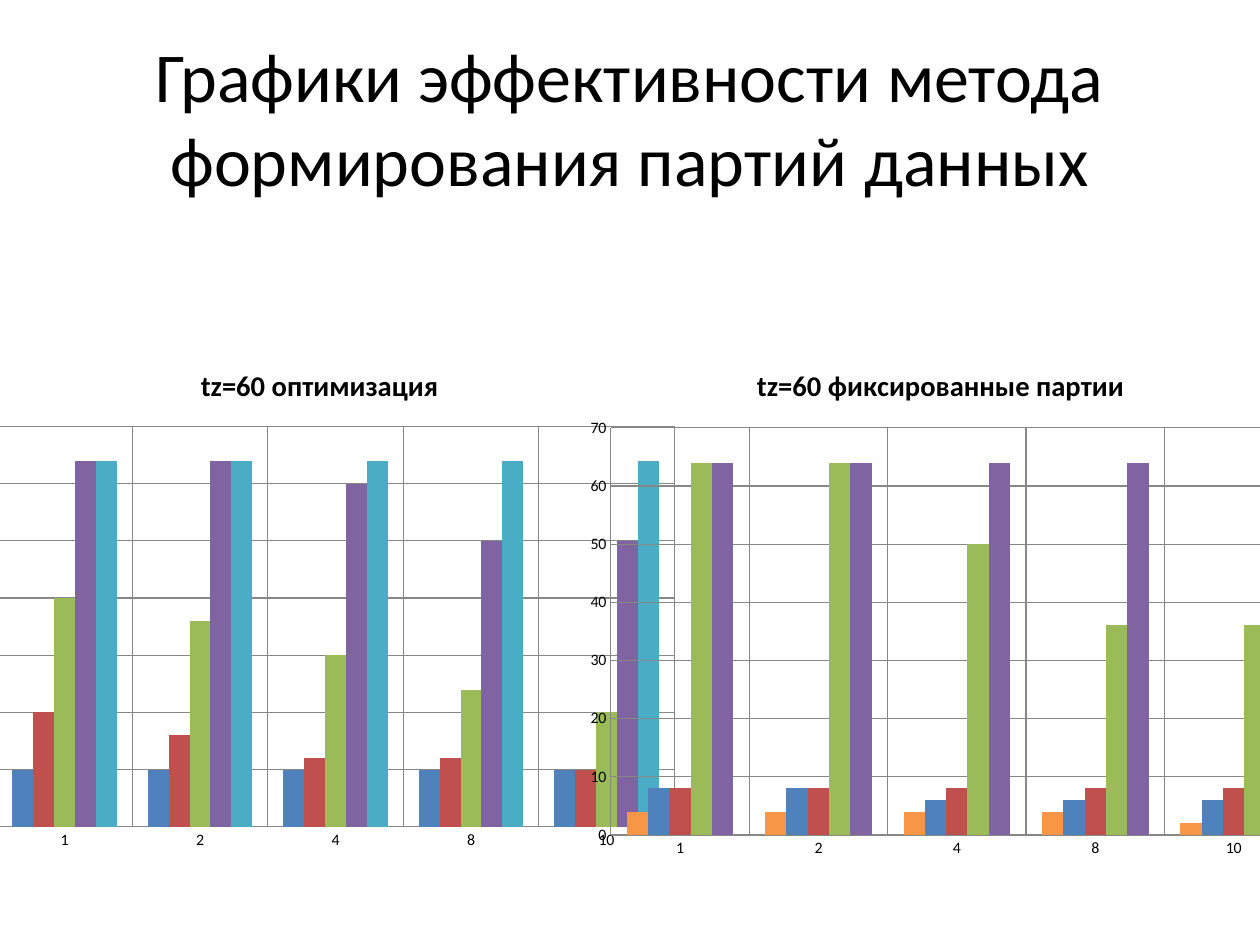
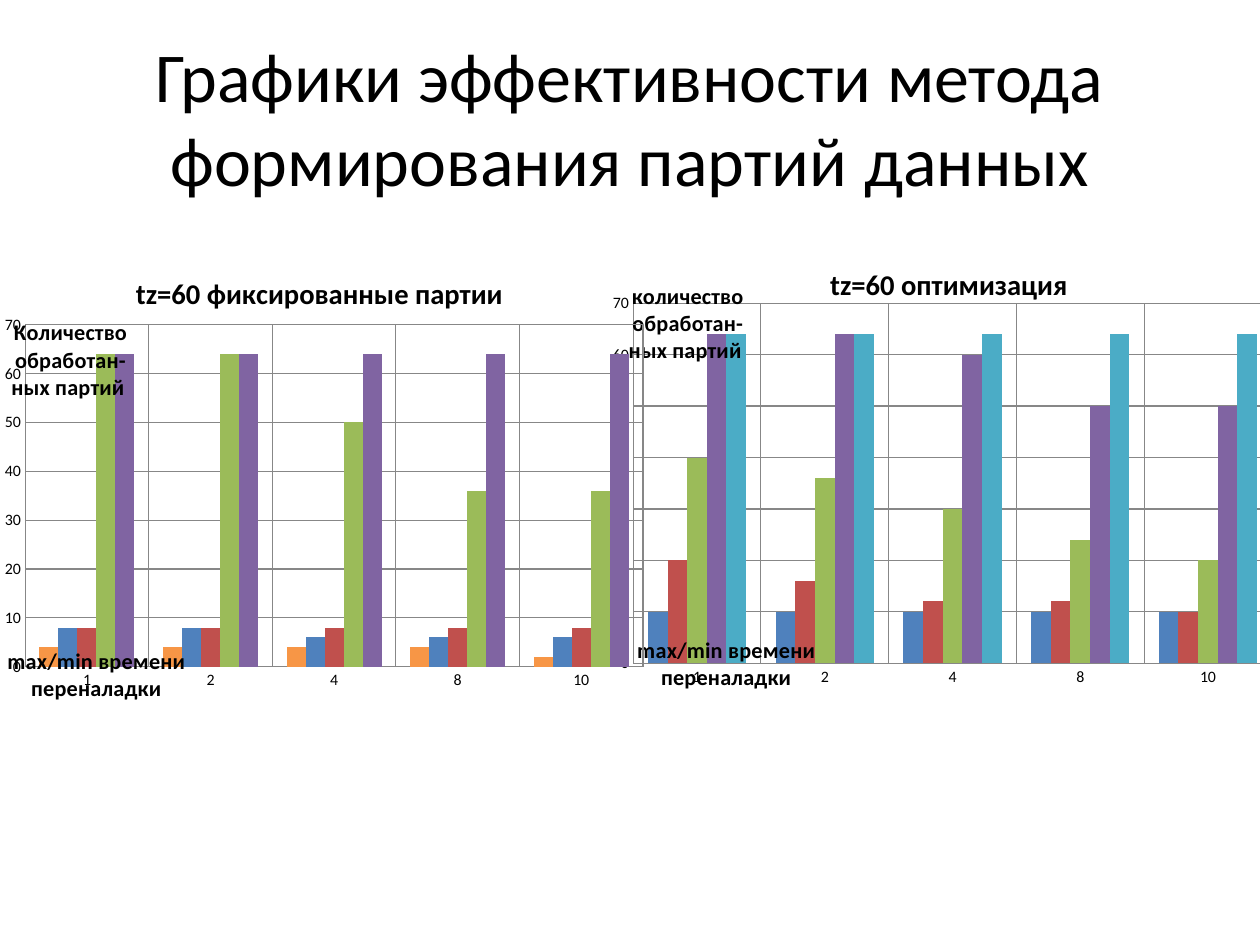
Before and after one commit to sasha2567/diplom, a slide deck: slide 16 of К защите/Саша/В диплом/На защиту/На защиту.pptx. Drawn at 1260x945 pixels with LibreOffice and Linux fonts; fonts in the diff are those of the drawing. Boxes give left, top, right and bottom in pixels: in the first picture for what was removed or moved away, otherwise in the second. Text is boxed around its words. In the diff, an @@ line names an element or a change of style, - is before the commit and + after.

```diff
--- a/К защите/Саша/В диплом/На защиту/На защиту.pptx
+++ b/К защите/Саша/В диплом/На защиту/На защиту.pptx
@@ column chart at <box>0,256,694,710</box> @@
@@ title "tz=60 оптимизация" to "tz=60 фиксированные партии" @@
-Series 1: 10, 10, 10, 10, 10
+Series 1: 4, 4, 4, 4, 2
@@ colour of Series 1 #4F81BD to #F79646 @@
-Series 2: 20, 16, 12, 12, 10
+Series 2: 8, 8, 6, 6, 6
@@ colour of Series 2 #C0504D to #4F81BD @@
-Series 3: 40, 36, 30, 24, 20
+Series 3: 8, 8, 8, 8, 8
@@ colour of Series 3 #9BBB59 to #C0504D @@
@@ Series 4, 4: 60 to 50 @@
@@ Series 4, 8: 50 to 36 @@
@@ Series 4, 10: 50 to 36 @@
@@ colour of Series 4 #8064A2 to #9BBB59 @@
@@ colour of Series 5 #4BACC6 to #8064A2 @@
@@ category axis title "" to "max/min временипереналадки" @@
@@ value axis title "" to "Количествообработан-ных партий " @@
@@ column chart: place and size @@
-column chart at <box>0,346,729,878</box>
+column chart at <box>0,256,694,710</box>
@@ column chart at <box>576,247,1260,707</box> @@
@@ title "tz=60 фиксированные партии" to "tz=60 оптимизация" @@
-Series 1: 4, 4, 4, 4, 2
+Series 1: 10, 10, 10, 10, 10
@@ colour of Series 1 #F79646 to #4F81BD @@
-Series 2: 8, 8, 6, 6, 6
+Series 2: 20, 16, 12, 12, 10
@@ colour of Series 2 #4F81BD to #C0504D @@
-Series 3: 8, 8, 8, 8, 8
+Series 3: 40, 36, 30, 24, 20
@@ colour of Series 3 #C0504D to #9BBB59 @@
@@ Series 4, 4: 50 to 60 @@
@@ Series 4, 8: 36 to 50 @@
@@ Series 4, 10: 36 to 50 @@
@@ colour of Series 4 #9BBB59 to #8064A2 @@
@@ colour of Series 5 #8064A2 to #4BACC6 @@
@@ category axis title "" to "max/min временипереналадки" @@
@@ value axis title "" to "количество обработан-ных партий " @@
@@ plot area changed @@
@@ column chart: place and size @@
-column chart at <box>523,346,1260,886</box>
+column chart at <box>576,247,1260,707</box>
```
Also in this commit, not shown: 9 other slides changed, 1 other file.
